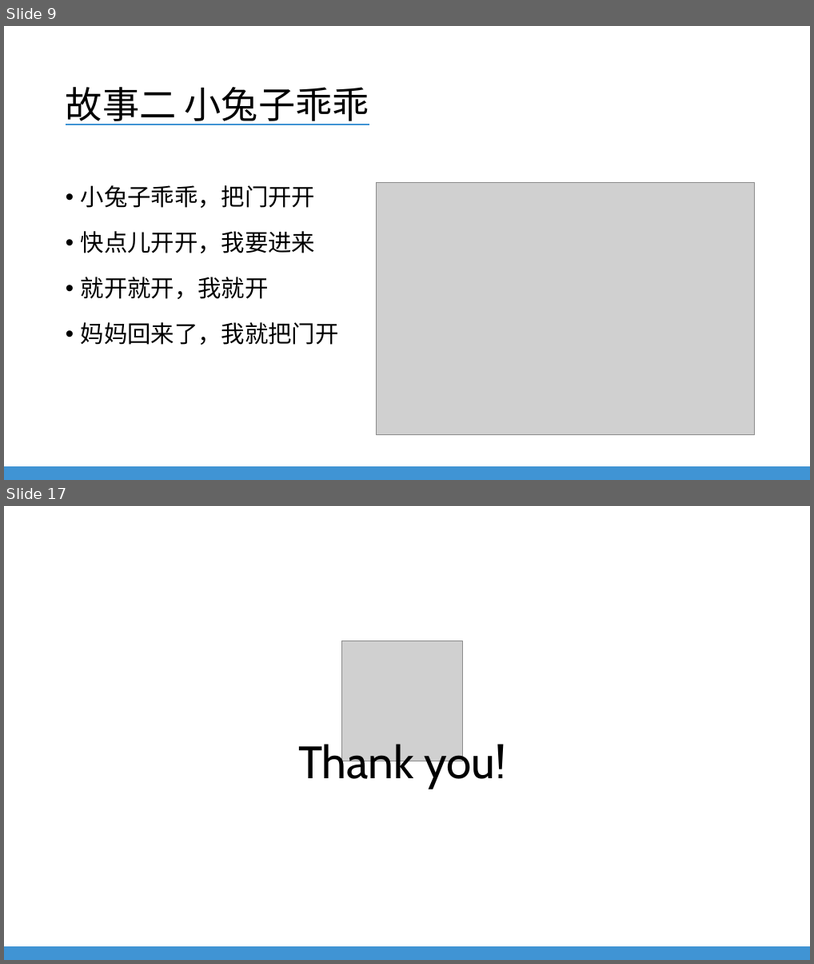
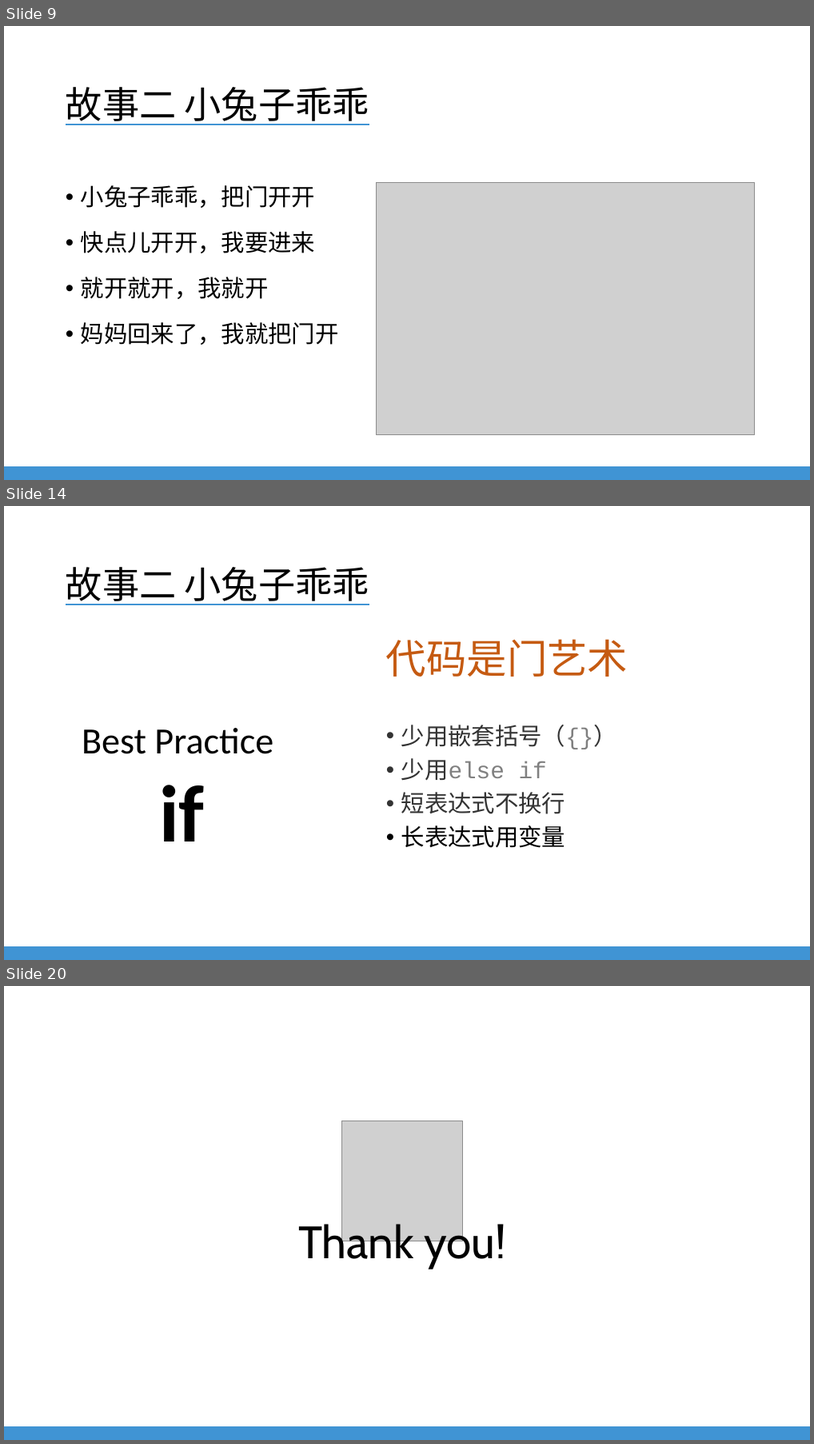
Before and after one commit to EverDoc/NLU, a slide deck: NLU Training - Javascript For QA.pptx. Shown one above the other, each under a label of ours: slides 9 and 17 before the commit, slides 9, 14 and 20 after it; the slides between them are not shown. The pictures are 814x964 and 814x1444 pixels, drawn with LibreOffice and Linux fonts; fonts in the diff are those of the drawing; grey boxes stand for pictures; background and template pictures are left out. Boxes give left, top, right and bottom in pixels: in the first picture for what was removed or moved away, otherwise in the second. Text is boxed around its words. In the diff, an @@ line names an element or a change of style, - is before the commit and + after.

```diff
--- a/NLU Training - Javascript For QA.pptx
+++ b/NLU Training - Javascript For QA.pptx
@@ slide 14 added at (x1=4, y1=506, x2=810, y2=960), background #FFFFFF; not listed: 1 template element that a slide beside it also shows @@
@@ title added at (x1=66, y1=567, x2=370, y2=605), 44 pt, text #000000, underline @@
+故事二 小兔子乖乖
@@ text added at (x1=386, y1=639, x2=628, y2=848), 28 pt, text #333333 @@
+代码是门艺术
+• 少用嵌套括号（{}）
+• 少用else if
+• 短表达式不换行
+• 长表达式用变量
@@ text added at (x1=82, y1=728, x2=274, y2=841), 44 pt, text #000000 @@
+Best Practice
+if
@@ what was slide 17 is now slide 20 @@
```
Also in this commit, not shown: 9 other slides added, 7 slides removed.
